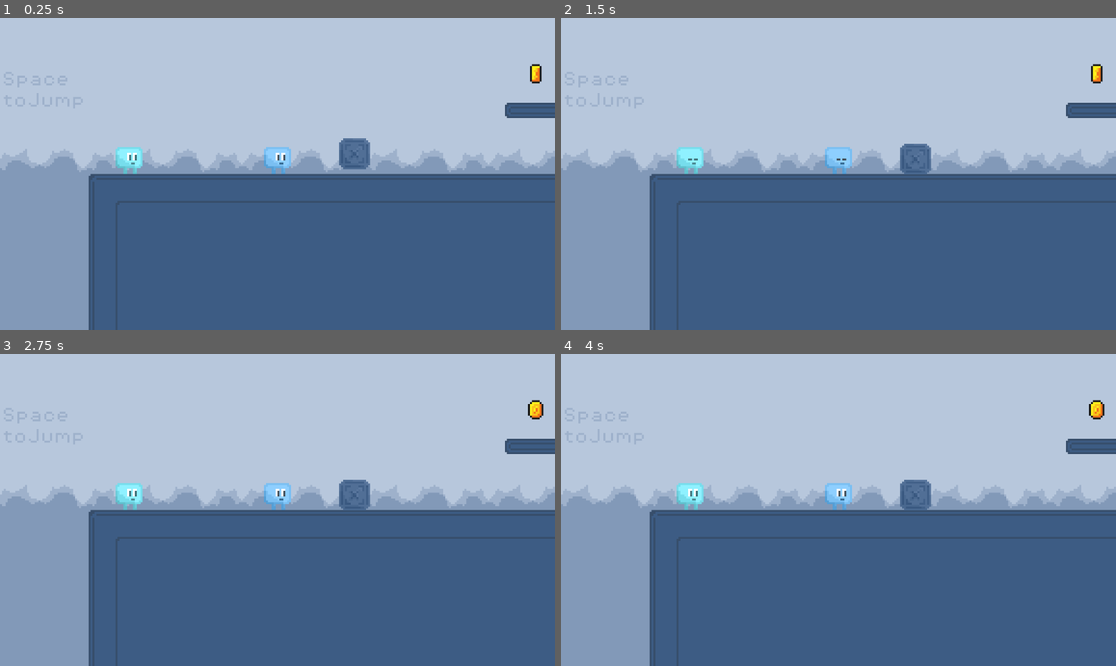
Above: before the commit, frames 1-4 (two rows, left to right).
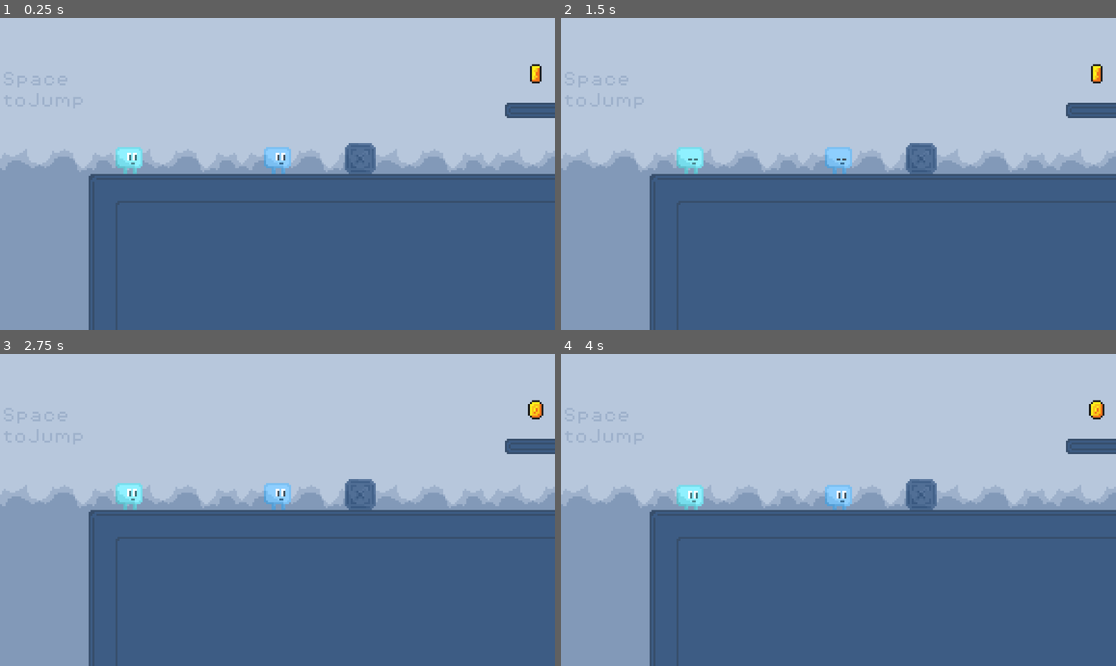
Above: after the commit, the same moments.

Repository: NeoRain314/GodotProjects
Game: Godot game, scene res://scenes/game.tscn
Two runs of this game, one before a commit and one after it. Both use one fixed random seed, a clock stepped at 60 frames per second and the inputs below.
Inputs:
- Up to frame 1 (0.25 s): no input
- Up to frame 2 (1.5 s): no input
- Up to frame 3 (2.75 s): no input
- Up to frame 4 (4 s): no input

The runs differ from the first frame. In frame 1, 0.3% of the frame differs, in the area x 61-68%, y 38-51%; in frame 2, 0.2%; in frame 3, 0.2%; in frame 4, 0.5%, in the area x 20-68%, y 40-51%.

Commit message:
player can move the box around

Diff:
--- a/jumpandrun/scenes/Level/Level_2.tscn
+++ b/jumpandrun/scenes/Level/Level_2.tscn
@@ -118,4 +118,4 @@
 toJump"
 
 [node name="Box" parent="." instance=ExtResource("6_3nxvk")]
-position = Vector2(-22, -22)
+position = Vector2(-19, 9)
--- a/jumpandrun/scenes/box.tscn
+++ b/jumpandrun/scenes/box.tscn
@@ -1,12 +1,13 @@
-[gd_scene load_steps=3 format=3 uid="uid://c6dxl7k8spnug"]
+[gd_scene load_steps=4 format=3 uid="uid://c6dxl7k8spnug"]
 
 [ext_resource type="Texture2D" uid="uid://bx00g1x6yg6em" path="res://assets/map_tileset.png" id="1_3inec"]
+[ext_resource type="Script" uid="uid://bu1ifyob0qkgq" path="res://scripts/box.gd" id="1_ks2v0"]
 
-[sub_resource type="RectangleShape2D" id="RectangleShape2D_3inec"]
+[sub_resource type="RectangleShape2D" id="RectangleShape2D_c2ln5"]
 size = Vector2(16, 16)
 
-[node name="RigidBody2D" type="RigidBody2D"]
-mass = 0.01
+[node name="CharacterBody2D" type="CharacterBody2D"]
+script = ExtResource("1_ks2v0")
 
 [node name="Sprite2D" type="Sprite2D" parent="."]
 texture = ExtResource("1_3inec")
--- /dev/null
+++ b/jumpandrun/scripts/box.gd
@@ -0,0 +1,12 @@
+extends CharacterBody2D
+
+var push_direction = Vector2.ZERO
+const SPEED = 50.0 # Geschwindigkeit, mit der die Box geschoben wird
+const FRICTION = 0.9 # Reibung, um die Box zu verlangsamen
+
+func _physics_process(delta):
+	# Box verlangsamen
+	velocity.x = move_toward(velocity.x, 0, FRICTION)
+
+	# Bewegung durch "move_and_slide"
+	move_and_slide()
--- a/jumpandrun/scripts/player.gd
+++ b/jumpandrun/scripts/player.gd
@@ -44,7 +44,18 @@
 	else:
 		velocity.x = move_toward(velocity.x, 0, SPEED)
 
+	#move box
+	var collision = move_and_collide(velocity * delta)
+
+	if collision:
+		if collision.get_collider() is CharacterBody2D:
+			var box = collision.get_collider()
+			var push_force = velocity.x / 1.5
+			box.velocity.x = push_force
+
+	#move character
 	move_and_slide()
+
 
 
 var score = 0
Not shown: 1 places in jumpandrun/scenes/box.tscn that only renumber resources
Not shown, added: jumpandrun/scripts/box.gd.uid
